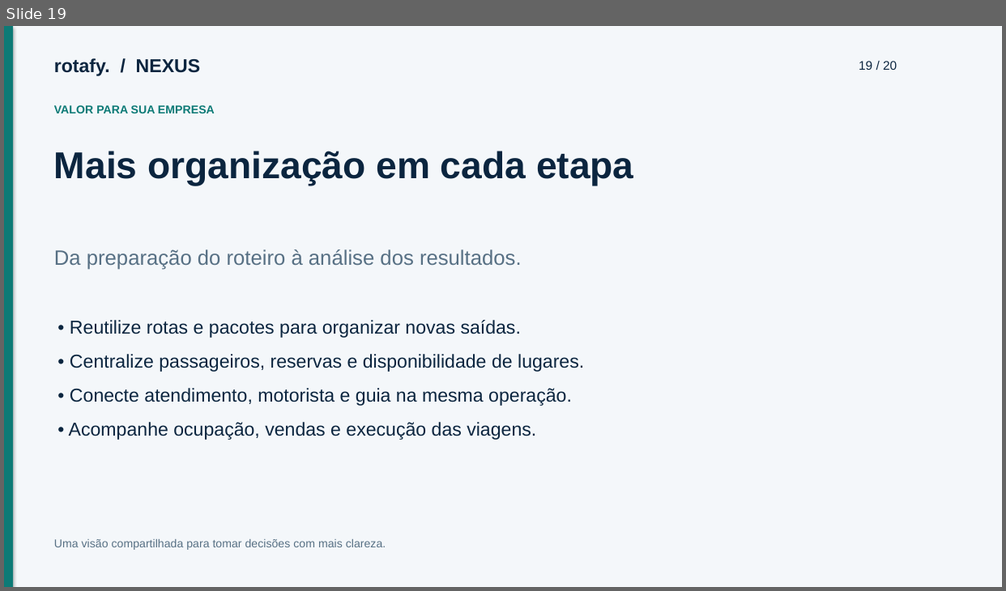
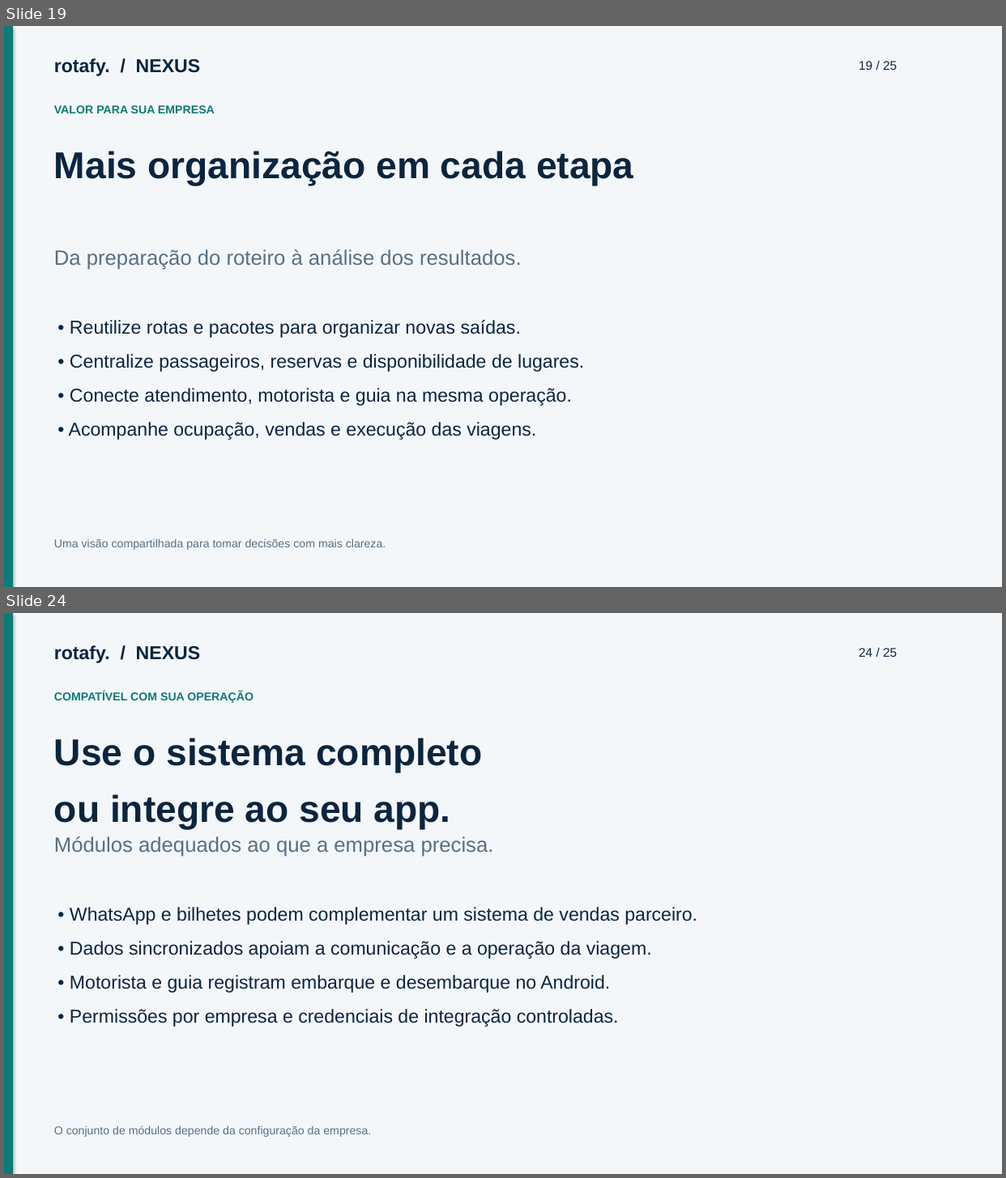
Before and after one commit to cfartes/rotafy, a slide deck: frontend/public/documentacao/apresentacao.pptx. Shown one above the other, each under a label of ours: slide 19 before the commit, slides 19 and 24 after it; the slides between them are not shown. The pictures are 1006x591 and 1006x1178 pixels, drawn with LibreOffice and Linux fonts; fonts in the diff are those of the drawing. Boxes give left, top, right and bottom in pixels: in the first picture for what was removed or moved away, otherwise in the second. Text is boxed around its words. In the diff, an @@ line names an element or a change of style, - is before the commit and + after.

```diff
--- a/frontend/public/documentacao/apresentacao.pptx
+++ b/frontend/public/documentacao/apresentacao.pptx
@@ slide 24 added at [4, 613, 1002, 1174], background #F4F7FA @@
@@ rectangle added at [4, 613, 13, 1174], fill #0C7A76 @@
@@ text added at [54, 645, 201, 663], 18 pt, text #0B253F, bold @@
+rotafy. / NEXUS
@@ text added at [859, 648, 897, 657], 12 pt, text #0B253F @@
+24 / 25
@@ text added at [54, 692, 253, 703], 11 pt, text #0C7A76, bold @@
+COMPATÍVEL COM SUA OPERAÇÃO
@@ text added at [54, 738, 482, 829], 36 pt, text #0B253F, bold @@
+Use o sistema completo
+ou integre ao seu app.
@@ text added at [54, 837, 494, 857], 20 pt, text #577084 @@
+Módulos adequados ao que a empresa precisa.
@@ text added at [70, 907, 697, 1027], 18 pt, text #0B253F @@
+• WhatsApp e bilhetes podem complementar um sistema de vendas parceiro.
+• Dados sincronizados apoiam a comunicação e a operação da viagem.
+• Motorista e guia registram embarque e desembarque no Android.
+• Permissões por empresa e credenciais de integração controladas.
@@ text added at [54, 1126, 371, 1137], 11 pt, text #577084 @@
+O conjunto de módulos depende da configuração da empresa.
@@ slide 19 changed as well @@
@@ text at [859, 61, 897, 70]: text changed @@
-19 / 20
+19 / 25
```
Also in this commit, not shown: 19 other slides changed, 4 other slides added, 21 other files.
